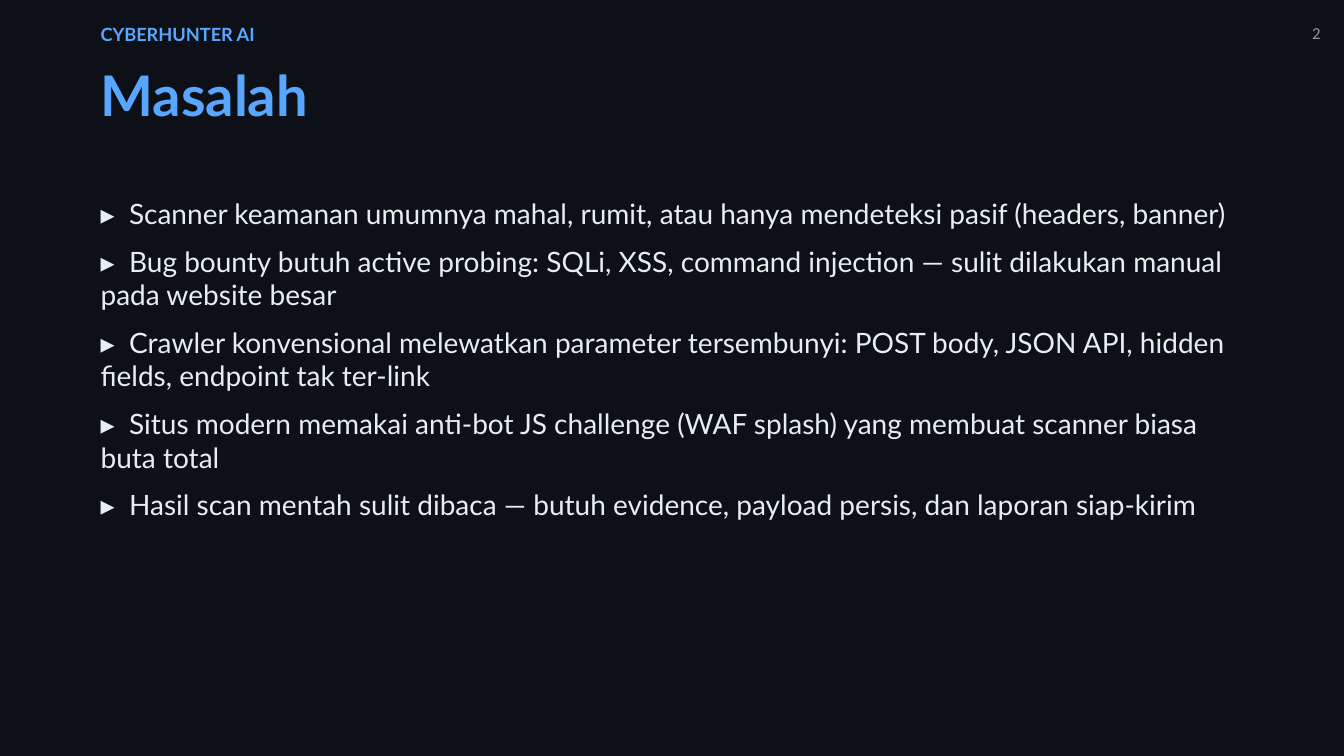
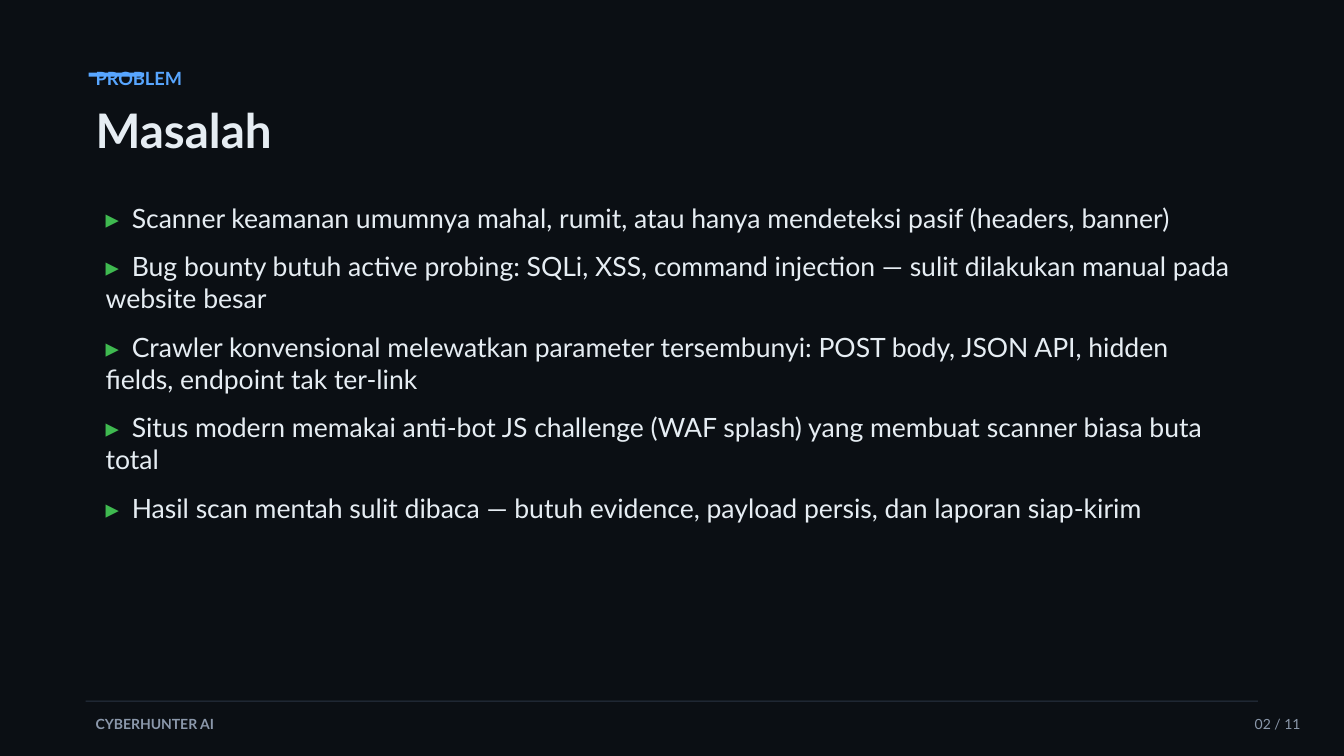
Before and after one commit to nastainannas/cyberhunter-ai, a slide deck: slide 2 of submission-assets/cyberhunter-slides.pptx. Drawn at 1344x756 pixels with LibreOffice and Linux fonts; fonts in the diff are those of the drawing. Boxes give left, top, right and bottom in pixels: in the first picture for what was removed or moved away, otherwise in the second. Text is boxed around its words. In the diff, an @@ line names an element or a change of style, - is before the commit and + after.

```diff
--- a/submission-assets/cyberhunter-slides.pptx
+++ b/submission-assets/cyberhunter-slides.pptx
@@ background #0D1117 to #0B0F14 @@
@@ text removed at (1312, 28, 1320, 39) @@
-2
@@ rectangle added at (89, 73, 144, 77), fill #58A6FF @@
@@ text added at (96, 71, 182, 85), 13 pt, text #58A6FF, bold @@
+PROBLEM
@@ text "Masalah": place and size @@
-text "Masalah" at (101, 74, 308, 117)
+text "Masalah" at (96, 112, 272, 149)
@@ text "Masalah" at (96, 112, 272, 149): size 40 to 34 pt, text colour #58A6FF to #E6EDF3 @@
@@ text "▸ Scanner keamanan umumnya mahal, ..." at (106, 207, 1229, 523): size 20 to 19 pt; text colour #E6EDF3 to #3FB950, bold on in "▸", "▸", "▸", "▸" and 1 more places; more space between paragraphs @@
@@ text "CYBERHUNTER AI": place and size @@
-text "CYBERHUNTER AI" at (101, 27, 255, 41)
+text "CYBERHUNTER AI" at (96, 719, 214, 729)
@@ text "CYBERHUNTER AI" at (96, 719, 214, 729): size 13 to 10 pt, text colour #58A6FF to #8B98AB; less space between paragraphs @@
@@ rectangle added at (86, 701, 1258, 702), fill #2A3544 @@
@@ text added at (1255, 719, 1300, 729), 10 pt, text #8B98AB @@
+02 / 11
```
Also in this commit, not shown: 9 other slides changed, 1 slide added, 1 other file.
